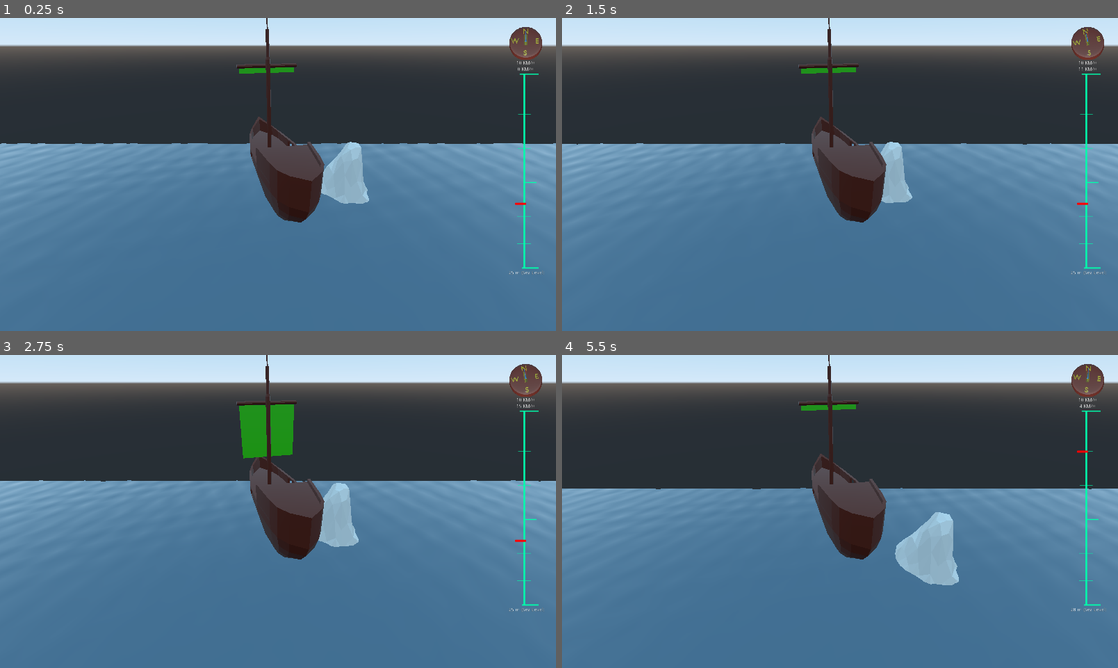
Above: before the commit, frames 1-4 (two rows, left to right).
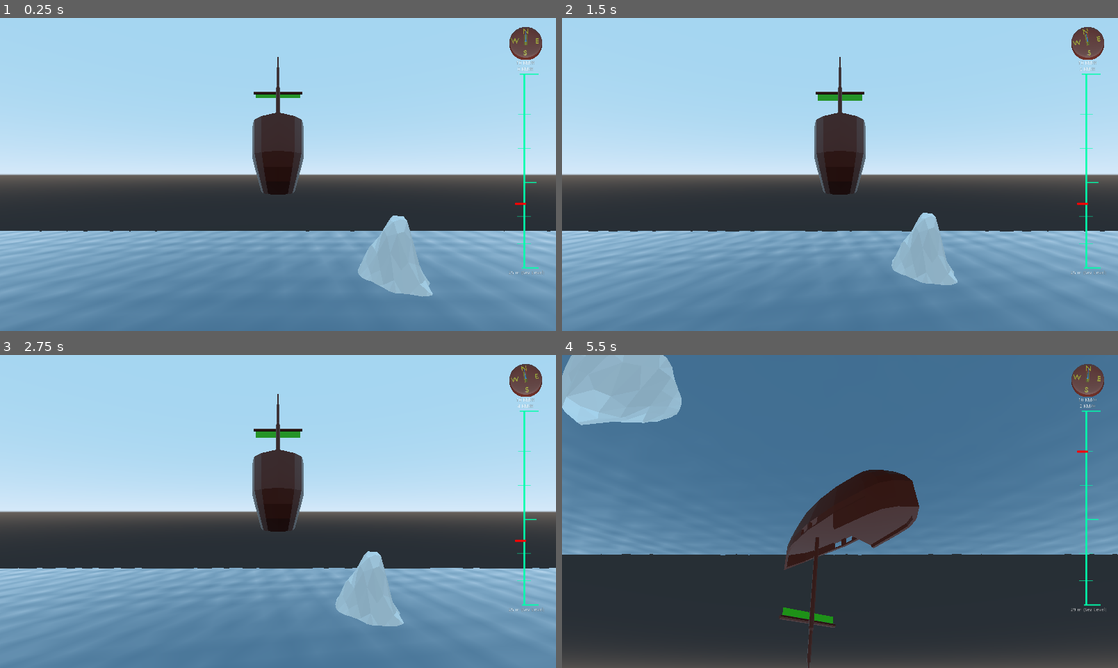
Above: after the commit, the same moments.

Repository: Neczesk/navis
Game: Godot game, scene res://world_scenes/world.tscn
Same seed, same stepped clock (60 frames per second), same inputs: the game is played once before the commit and once after it.
Inputs (mouse positions are in pixels of both pictures, inside the frame that each line leads up to):
- Up to frame 1 (0.25 s): no input
- Up to frame 2 (1.5 s): move the mouse to (962, 158) at 0.52 s; hold D (steer_right) 0.53-1.28 s; hold W (add_sail) 0.53-1.28 s; tap S (remove_sail) at 0.8, 1.35 s; move the mouse to (728, 190) at 1.27 s; hold A (steer_left) from 1.28 s (still down)
- Up to frame 3 (2.75 s): tap Middle mouse button (orbit_camera, bound only after the com… at 1.55 s; move the mouse to (333, 442) at 2.02 s; release A (steer_left) at 2.03 s; hold D (steer_right) from 2.03 s (still down); hold Middle mouse button (orbit_camera, bound only after the com… from 2.03 s (still down); tap W (add_sail) at 2.3 s
- Up to frame 4 (5.5 s): move the mouse to (812, 574) at 2.77 s; release Middle mouse button (orbit_camera, bound only after the com… at 2.78 s; tap W (add_sail) at 2.85, 4.55 s; tap S (remove_sail) at 3.05 s; move the mouse to (1006, 558) at 3.52 s; release D (steer_right) at 3.53 s; hold C (lower_ballast) 3.53-4.28 s; hold A (steer_left) from 3.53 s (still down); tap Middle mouse button (orbit_camera, bound only after the com… at 3.8 s; move the mouse to (673, 464) at 4.27 s; tap V (raise_ballast) at 4.35 s; move the mouse to (867, 511) at 5.02 s; hold S (remove_sail) from 5.03 s (still down)

The runs differ from the first frame. In frame 1, 86% of the frame differs, in the area x 0-100%, y 0-100%; in frame 2, 86%; in frame 3, 86%; in frame 4, 85%.

Commit message:
Implemented camera orbit around the ship

Diff:
--- a/project.godot
+++ b/project.godot
@@ -55,6 +55,11 @@
 "events": [ Object(InputEventKey,"resource_local_to_scene":false,"resource_name":"","device":0,"alt":false,"shift":false,"control":false,"meta":false,"command":false,"pressed":false,"scancode":86,"unicode":0,"echo":false,"script":null)
  ]
 }
+orbit_camera={
+"deadzone": 0.5,
+"events": [ Object(InputEventMouseButton,"resource_local_to_scene":false,"resource_name":"","device":0,"alt":false,"shift":false,"control":false,"meta":false,"command":false,"button_mask":0,"position":Vector2( 0, 0 ),"global_position":Vector2( 0, 0 ),"factor":1.0,"button_index":3,"pressed":false,"doubleclick":false,"script":null)
+ ]
+}
 
 [physics]
 
--- a/scripts/airship.gd
+++ b/scripts/airship.gd
@@ -6,9 +6,11 @@
 export var sail_area: float
 export var rudder_power: float
 export var bouyancy_delta: float = 1
-export var sail_delta: float = 100
+export var sail_delta: float = 0.1
 var ground_speed: float = 0
 var ballast_display: Node
+
+var PLAYER_LOOK_SPEED: float = 0.01
 
 var sail_level: float setget set_sail_level
 func set_sail_level(new_sail):
@@ -19,6 +21,27 @@
 # Declare member variables here. Examples:
 # var a = 2
 # var b = "text"
+
+var mouse_reference: Vector2
+func _process(delta):
+	if Input.is_action_just_pressed("orbit_camera"):
+		mouse_reference = get_viewport().get_mouse_position()
+	if Input.is_action_pressed("orbit_camera"):
+		orbit_camera()
+
+var cam_rot_x: float = 0
+var cam_rot_y: float = 0
+func orbit_camera():
+	var current_mouse: Vector2 = get_viewport().get_mouse_position()
+	var d_pos = current_mouse - mouse_reference
+	var d_x = d_pos.x
+	cam_rot_x += d_x
+	var d_y = d_pos.y
+	cam_rot_y += d_y
+	$camera_pivot.transform.basis = Basis()
+	$camera_pivot.rotate_object_local(Vector3(0,1,0), cam_rot_x * PLAYER_LOOK_SPEED)
+	$camera_pivot.rotate_object_local(Vector3(1,0,0), -cam_rot_y * PLAYER_LOOK_SPEED)
+	mouse_reference = current_mouse
 
 
 # Called when the node enters the scene tree for the first time.
--- a/ship_scenes/airship.tscn
+++ b/ship_scenes/airship.tscn
@@ -20,7 +20,7 @@
 [node name="sail_ship_1" parent="." instance=ExtResource( 2 )]
 
 [node name="camera_pivot" type="Spatial" parent="."]
-transform = Transform( 0.965926, -0.12941, -0.224144, 0, 0.866025, -0.5, 0.258819, 0.482963, 0.836516, 0, 0, 0 )
+transform = Transform( 1, 0, 0, 0, 1, 0, 0, 0, 1, 0, 0, 0 )
 
 [node name="main_camera" type="Camera" parent="camera_pivot"]
 transform = Transform( -1, 0, -8.74228e-08, 0, 1, 0, 8.74228e-08, 0, -1, 0, 0, -25.7259 )
